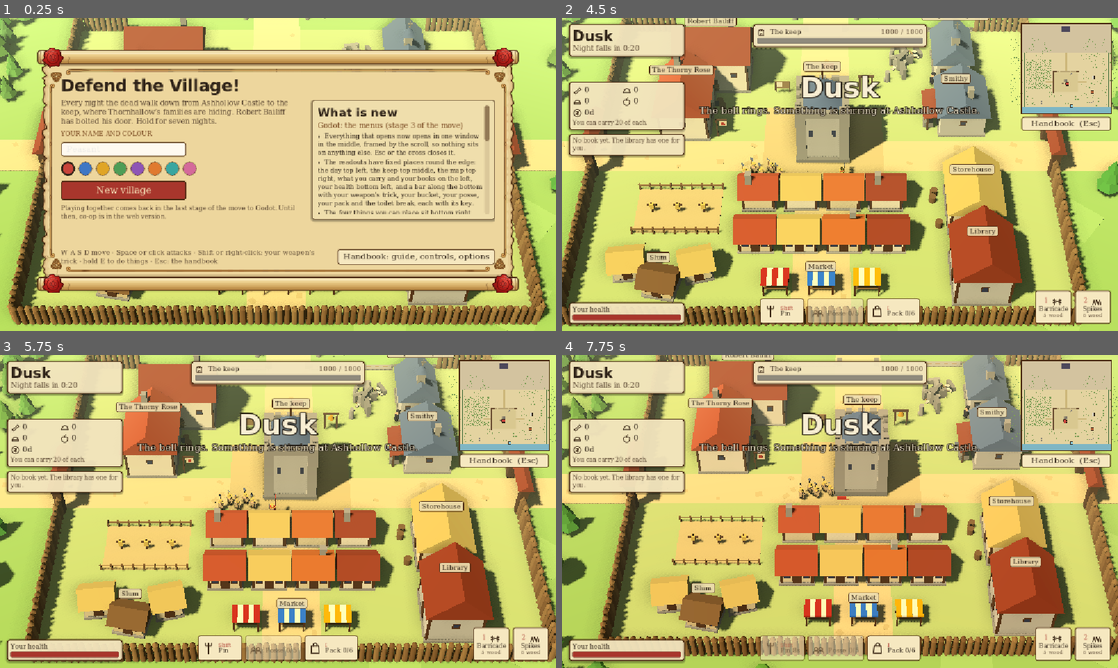
Above: before the commit, frames 1-4 (two rows, left to right).
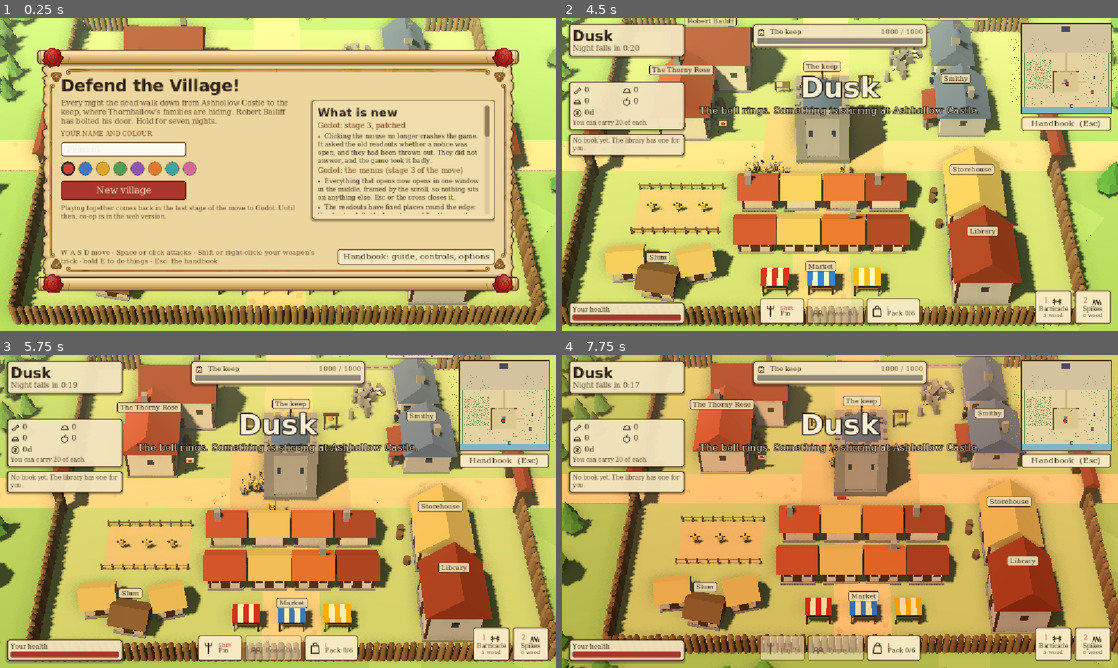
Above: after the commit, the same moments.

Repository: wijji551/Peasant
Game: Godot game, scene res://main.tscn
Same seed, same stepped clock (60 frames per second), same inputs: the game is played once before the commit and once after it.
Inputs (mouse positions are in pixels of both pictures, inside the frame that each line leads up to):
- Up to frame 1 (0.25 s): no input
- Up to frame 2 (4.5 s): click (684, 149) at 0.52 s; type "12" at 0.6 s; click "New village" at 1.25 s; tap Enter at 2 s; move the mouse to (962, 158) at 2.02 s; press the mouse at (962, 158) at 2.03 s; hold D 2.03-2.75 s; tap Space at 2.27 s; release the mouse at (962, 158) at 2.75 s; drag from (728, 190) to (812, 237) at 2.77 s; move the mouse to (895, 105) at 3.52 s; press the mouse at (895, 105) at 3.53 s; hold D 3.53-4.25 s; tap E (dtv_interact) at 3.6 s; release the mouse at (895, 105) at 4.25 s; tap R at 4.25 s; drag from (812, 237) to (673, 127) at 4.27 s
- Up to frame 3 (5.75 s): move the mouse to (444, 558) at 5.02 s; press the mouse at (444, 558) at 5.03 s; hold A from 5.03 s (still down); tap 0 at 5.1 s; tap Space at 5.27 s
- Up to frame 4 (7.75 s): release A at 5.75 s; release the mouse at (1006, 558) at 5.75 s; drag from (673, 464) to (756, 433) at 5.77 s; move the mouse to (867, 511) at 6.52 s; press the mouse at (867, 511) at 6.53 s; hold S 6.53-7.25 s; tap Shift at 6.6 s; release the mouse at (867, 511) at 7.25 s; drag from (756, 433) to (728, 527) at 7.27 s

The runs differ from the first frame. In frame 1, 3.6% of the frame differs, in the area x 57-89%, y 33-63%; in frame 2, 1.8%; in frame 3, 8.4%; in frame 4, 57%, in the area x 0-100%, y 0-100%.
Error before the commit: Invalid call. Nonexistent function 'notice_open' in base 'CanvasLayer (hud.gd)'. (res://scripts/main.gd:469)

Commit message:
Godot stage 3 patch: fix crash on mouse click (stale hud.notice_open call); add click test
Co-Authored-By: Claude Opus 5.5 <noreply@anthropic.com>
Claude-Session: https://claude.ai/code/session_0127ch6RhnT9vEw8CHVcQaBs

Diff:
--- a/godot/scripts/main.gd
+++ b/godot/scripts/main.gd
@@ -466,7 +466,7 @@
 		var e := R.move_player(p, mx, mz, STEP, _clock)
 		if e != "":
 			_edge = e; _edge_t = 0.5
-		var atk: bool = Keys.held("attack") or (Input.is_action_pressed("dtv_attack_mouse") and _build_sel == "" and not hud.notice_open()) or (_bot and R.phase == "night")
+		var atk: bool = Keys.held("attack") or (Input.is_action_pressed("dtv_attack_mouse") and _build_sel == "" and not win.visible) or (_bot and R.phase == "night")
 		if atk and _atk_cd <= 0 and p.gk != 5:
 			var I: Dictionary = D.IT[p.wpn]
 			_atk_cd = I.cd * (0.8 if I.rng and Rules.rk(p, 5) >= 5 else 1.0)
--- a/godot/scripts/ui/menus.gd
+++ b/godot/scripts/ui/menus.gd
@@ -14,6 +14,9 @@
 ]
 
 const CHANGES := [
+	["Godot: stage 3, patched", [
+		"Clicking the mouse no longer crashes the game. It asked the old readouts whether a notice was open, and they had been thrown out. They did not answer, and the game took it badly.",
+	]],
 	["Godot: the menus (stage 3 of the move)", [
 		"Everything that opens now opens in one window in the middle, framed by the scroll, so nothing sits on anything else. Esc or the cross closes it.",
 		"The readouts have fixed places round the edge: the day top left, the keep top middle, the map top right, what you ca …(187 unchanged characters)…
--- /dev/null
+++ b/godot/tests/click_test.gd
@@ -0,0 +1,97 @@
+extends SceneTree
+## Clicks the home screen with the mouse, as a player would, with the game as the real current scene.
+## Run in a window (not headless):  godot --path godot -s res://tests/click_test.gd
+
+var lines := []
+
+
+func ok(name: String, cond: bool, extra = null) -> void:
+	lines.append(("PASS " if cond else "FAIL ") + name + ("" if extra == null else "  [" + str(extra) + "]"))
+
+
+func frames(n: int) -> void:
+	for i in n: await process_frame
+
+
+func find_button(n: Node, text: String) -> Button:
+	if n is Button and (n as Button).text.begins_with(text) and (n as Button).is_visible_in_tree(): return n
+	for c in n.get_children():
+		var b := find_button(c, text)
+		if b: return b
+	return null
+
+
+func click_at(q: Vector2, hold := 2) -> void:
+	var p: Vector2 = root.get_final_transform() * q
+	var mv := InputEventMouseMotion.new()
+	mv.position = p; mv.global_position = p
+	Input.parse_input_event(mv)
+	await frames(2)
+	for down in [true, false]:
+		var e := InputEventMouseButton.new()
+		e.button_index = MOUSE_BUTTON_LEFT
+		e.pressed = down
+		e.position = p; e.global_position = p
+		Input.parse_input_event(e)
+		await frames(hold if down else 2)
+
+
+func click(text: String, hold := 2) -> bool:
+	var b := find_button(current_scene, text)
+	if b == null: return false
+	await click_at(b.get_global_rect().get_center(), hold)
+	return true
+
+
+func _init() -> void:
+	DirAccess.remove_absolute(ProjectSettings.globalize_path("user://dtv-save.json"))
+	DirAccess.remove_absolute(ProjectSettings.globalize_path("user://settings.json"))
+	change_scene_to_file("res://main.tscn")
+	await frames(10)
+	var m = current_scene
+	ok("home screen up", m.screen == "home" and m.win.is_open("home"))
+	# a colour swatch (the third Button with a tooltip in the swatch row)
+	var sw: Array = []
+	_collect_swatches(m.win.body, sw)
+	ok("eight swatches", sw.size() == 8, sw.size())
+	if sw.size() == 8:
+		await click_at(sw[3].get_global_rect().get_center())
+		await frames(4)
+		ok("clicking a swatch picks the colour", Settings.col == 3, Settings.col)
+		_collect_swatches(m.win.body, sw)
+		await click_at(sw[5].get_global_rect().get_center())
+		await frames(4)
+		ok("and again", Settings.col == 5, Settings.col)
+	ok("handbook button clicked", await click("Handbook"))
+	await frames(4)
+	ok("handbook open", m.win.is_open("menu"), m.win.kind)
+	ok("keys tab clicked", await click("Keys") or await click("Controls"))
+	await frames(4)
+	ok("options tab clicked", await click("Options"))
+	await frames(4)
+	ok("guide tab clicked", await click("Guide"))
+	await frames(4)
+	await click("✕")
+	await frames(4)
+	ok("back home", m.win.is_open("home"), m.win.kind)
+	ok("new village clicked (mouse held down as the game starts)", await click("New village", 30))
+	await frames(20)
+	m = current_scene
+	ok("game started", m != null and m.screen == "game", m.screen if m else "no scene")
+	Input.action_release("dtv_attack_mouse")
+	m.win.close()
+	await frames(5)
+	await click_at(Vector2(640, 400), 20)
+	await frames(10)
+	ok("clicking in the game attacks without crashing", current_scene == m and m.screen == "game")
+	for l in lines: print(l)
+	var bad := lines.filter(func(l): return l.begins_with("FAIL")).size()
+	print("%d pass, %d fail" % [lines.size() - bad, bad])
+	quit(1 if bad else 0)
+
+
+func _collect_swatches(n: Node, out: Array) -> void:
+	if n == current_scene.win.body: out.clear()
+	for c in n.get_children():
+		if c is Button and c.custom_minimum_size == Vector2(30, 30): out.append(c)
+		_collect_swatches(c, out)
Not shown, changed: godot/README.md
